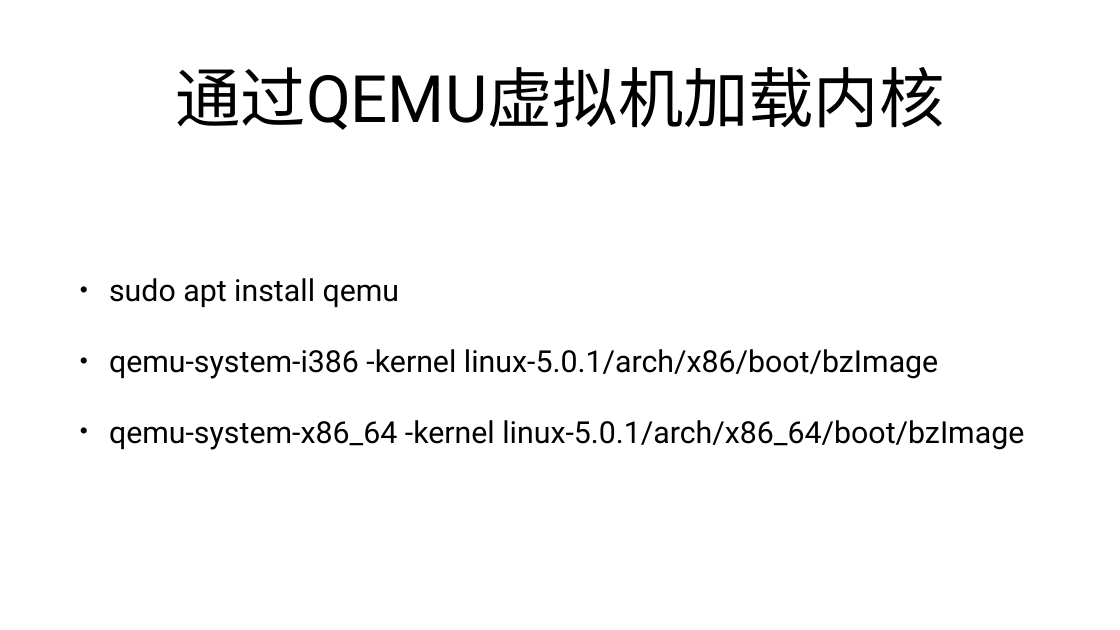
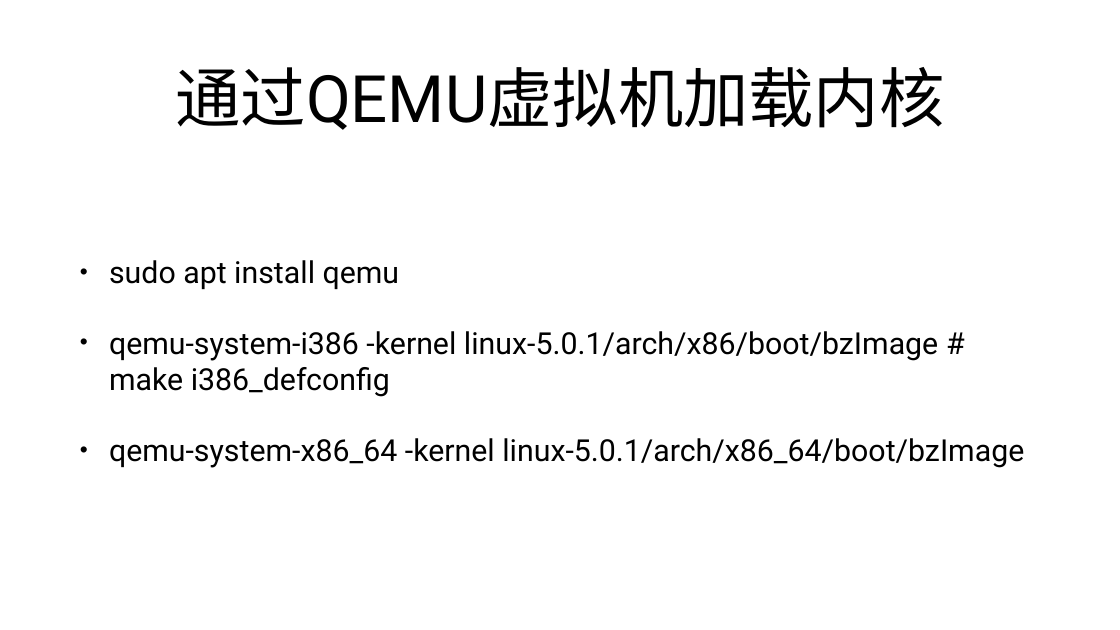
Before and after one commit to mengning/net, a slide deck: slide 6 of lab3/BuildLinuxSystem.pptx. Drawn at 1120x630 pixels with LibreOffice and Linux fonts; fonts in the diff are those of the drawing. Boxes give left, top, right and bottom in pixels: in the first picture for what was removed or moved away, otherwise in the second. Text is boxed around its words. In the diff, an @@ line names an element or a change of style, - is before the commit and + after.

```diff
--- a/lab3/BuildLinuxSystem.pptx
+++ b/lab3/BuildLinuxSystem.pptx
@@ text at [109, 331, 938, 397]: text changed @@
-• qemu-system-i386 -kernel linux-5.0.1/arch/x86/boot/bzImage
+• qemu-system-i386 -kernel linux-5.0.1/arch/x86/boot/bzImage # make i386_defconfig
```
Also in this commit, not shown: 3 other slides changed.
